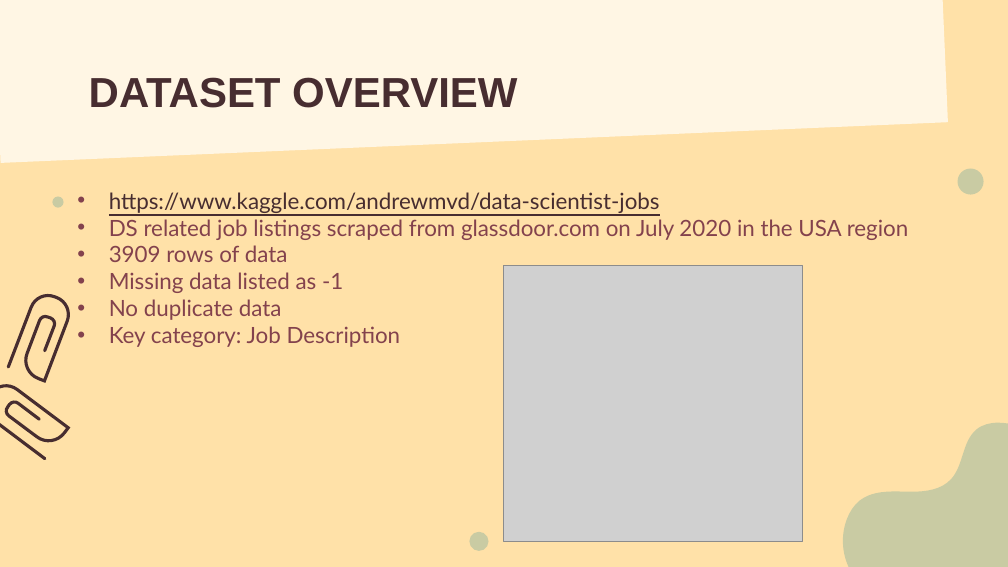
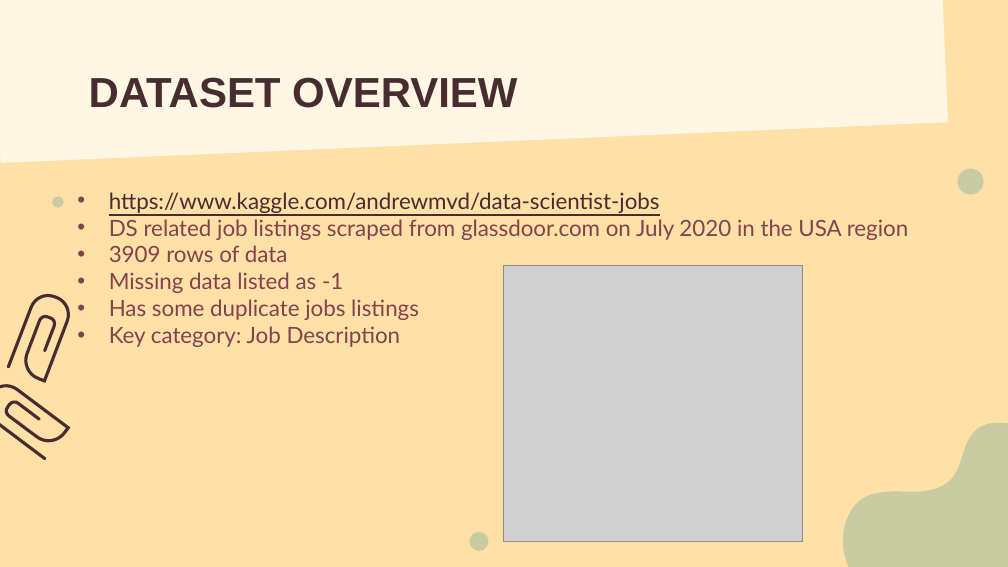
Before and after one commit to LiyanaRoslie/ds-keywords, a slide deck: slide 9 of Capstone_presentation_v1.0.pptx. Drawn at 1008x567 pixels with LibreOffice and Linux fonts; fonts in the diff are those of the drawing; grey boxes stand for pictures. Boxes give left, top, right and bottom in pixels: in the first picture for what was removed or moved away, otherwise in the second. Text is boxed around its words. In the diff, an @@ line names an element or a change of style, - is before the commit and + after.

```diff
--- a/Capstone_presentation_v1.0.pptx
+++ b/Capstone_presentation_v1.0.pptx
@@ subtitle at box(109, 299, 419, 320): text changed @@
-• No duplicate data
+• Has some duplicate jobs listings
```
Also in this commit, not shown: 1 other slide changed, 1 slide added, 1 other file.
